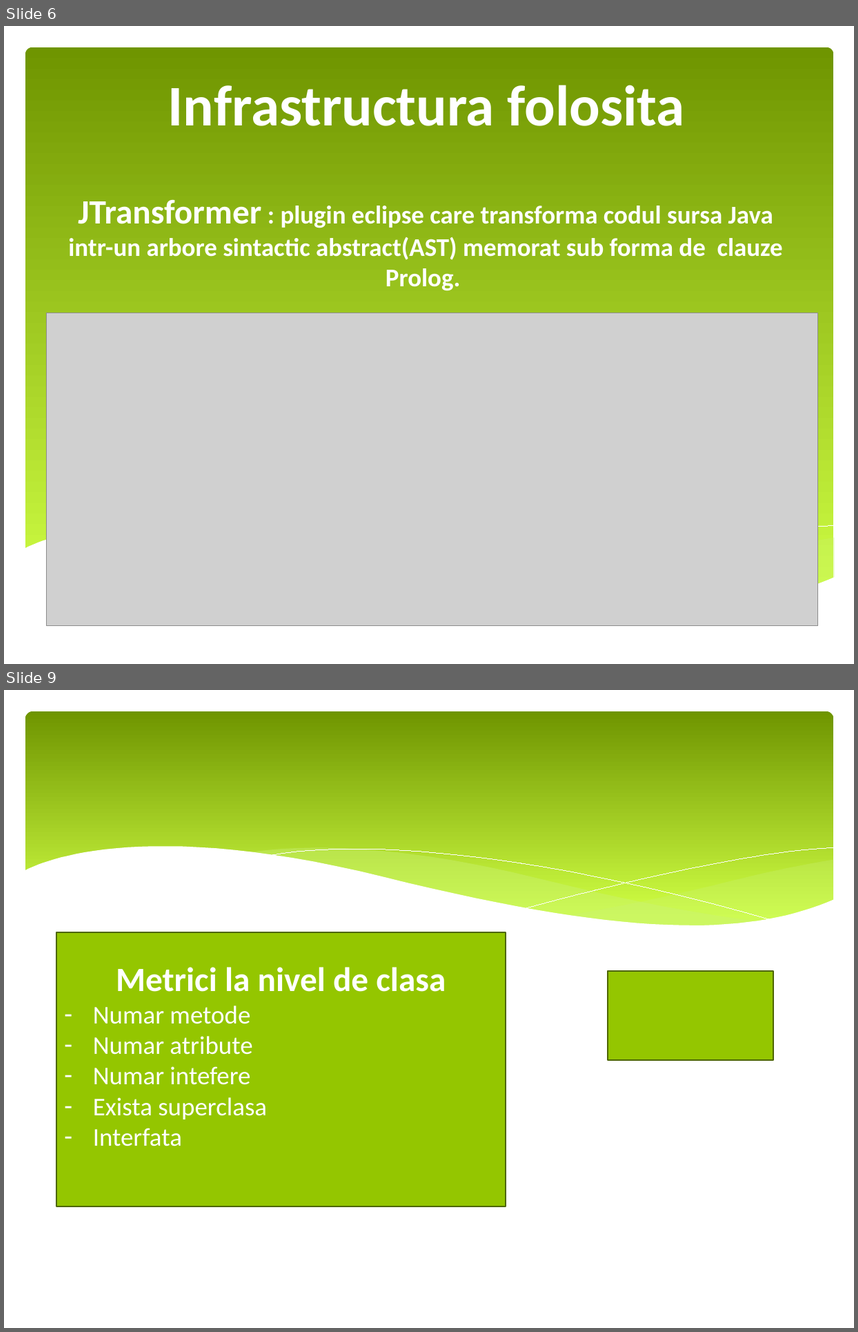
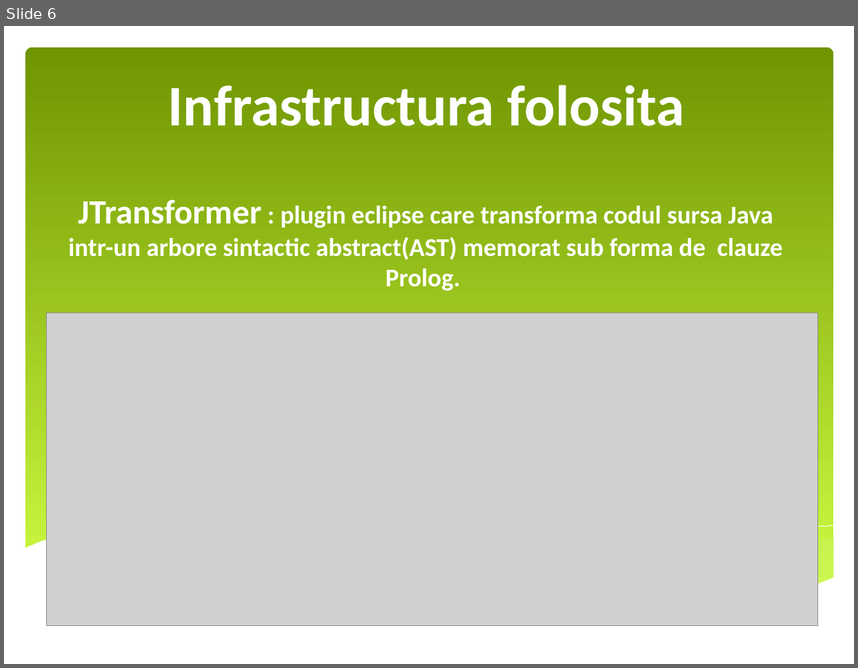
Before and after one commit to vladlep/licentavlad, a slide deck: doc/Prezentare licenta.pptx. Shown one above the other, each under a label of ours: slides 6 and 9 before the commit, slide 6 after it; the slides between them are not shown. The pictures are 858x1332 and 858x668 pixels, drawn with LibreOffice and Linux fonts; fonts in the diff are those of the drawing; grey boxes stand for pictures. Boxes give left, top, right and bottom in pixels: in the first picture for what was removed or moved away, otherwise in the second. Text is boxed around its words. In the diff, an @@ line names an element or a change of style, - is before the commit and + after.

```diff
--- a/doc/Prezentare licenta.pptx
+++ b/doc/Prezentare licenta.pptx
@@ slide 9 removed at (4,690,854,1328), background #FFFFFF @@
@@ rounded rectangle removed at (25,711,834,941) @@
@@ group removed at (24,846,835,970): 5 freeform shapes @@
@@ rectangle removed at (57,933,506,1207) @@
-Metrici la nivel de clasa
-– Numar metode
-– Numar atribute
-– Numar intefere
-– Exista superclasa
-– Interfata
@@ rectangle removed at (608,971,774,1061) @@
```
Also in this commit, not shown: 7 slides changed, 2 slides added, 2 other slides removed.
